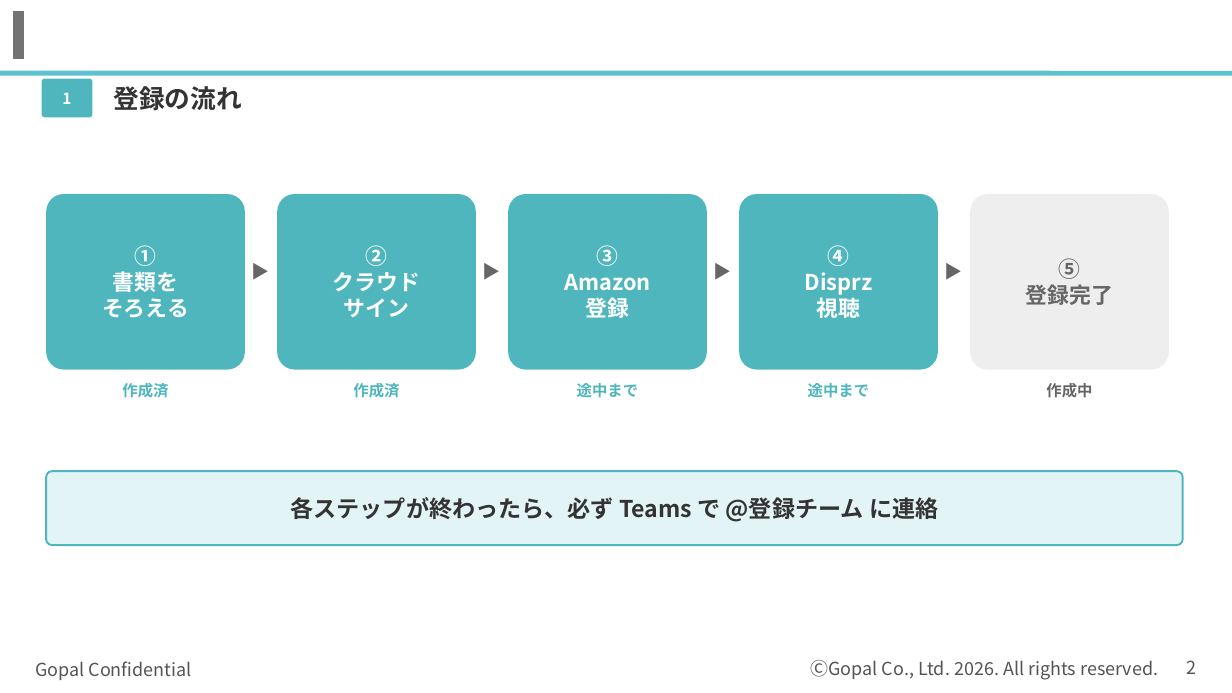
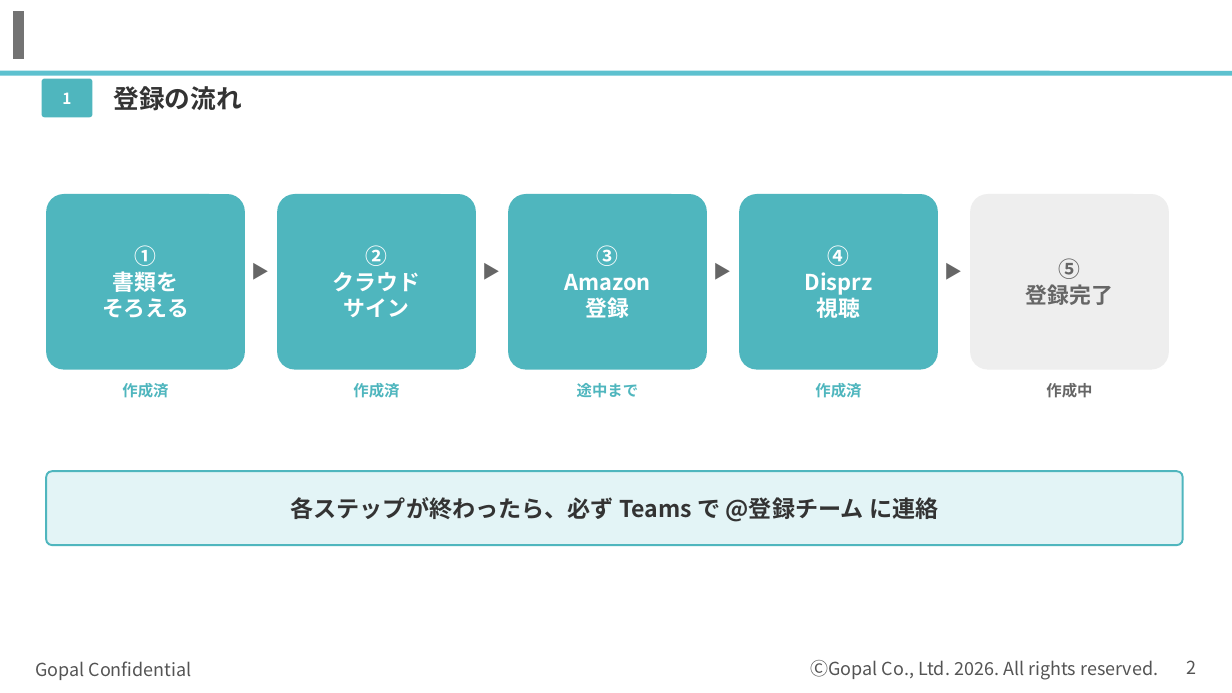
Before and after one commit to kagayugopal-eng/tamu, a slide deck: slide 2 of out/登録の流れ_書類準備まで.pptx. Drawn at 1232x693 pixels with LibreOffice and Linux fonts; fonts in the diff are those of the drawing; background and template pictures are left out. Boxes give left, top, right and bottom in pixels: in the first picture for what was removed or moved away, otherwise in the second. Text is boxed around its words. In the diff, an @@ line names an element or a change of style, - is before the commit and + after.

```diff
--- a/out/登録の流れ_書類準備まで.pptx
+++ b/out/登録の流れ_書類準備まで.pptx
@@ text at [815, 383, 861, 398]: text changed @@
-途中まで
+作成済
```
Also in this commit, not shown: 1 other slide changed, 2 slides added.
